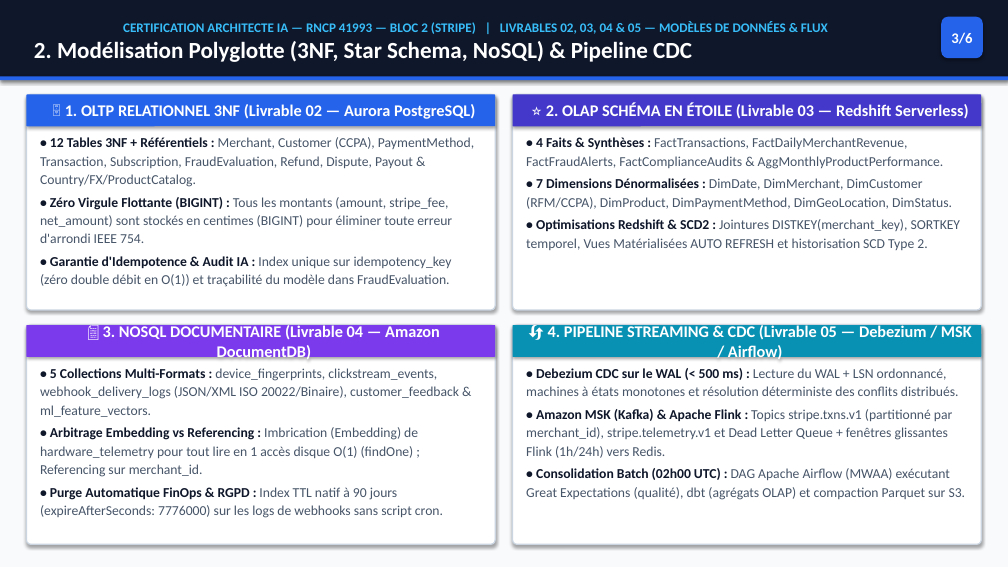
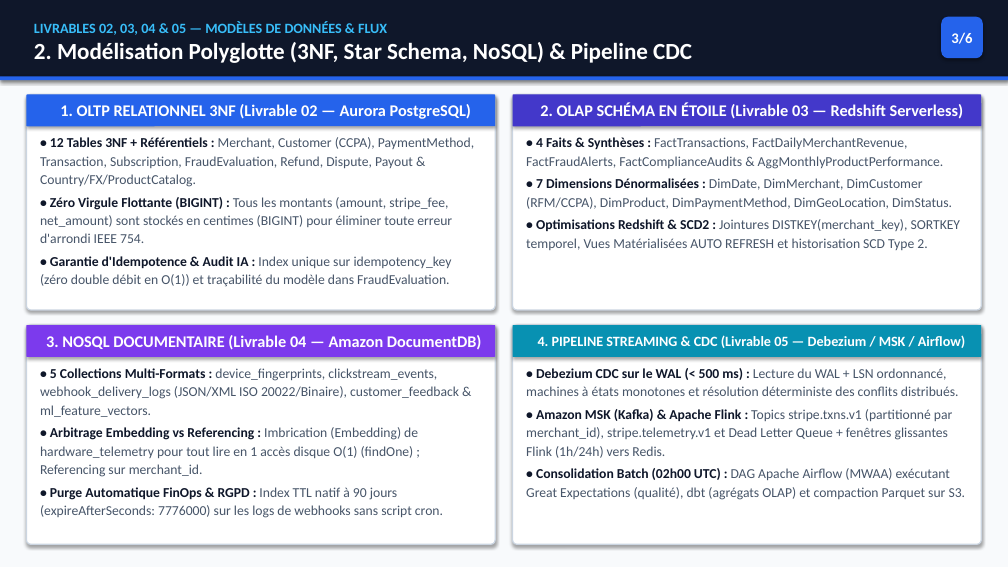
Before and after one commit to Elkristobal59/CERTIFICATION_AIA, a slide deck: slide 3 of 02_BLOC_2_ARCHITECTURE_STRIPE/LIVRABLES/PRESENTATION_STRIPE_BLOC2.pptx. Drawn at 1008x567 pixels with LibreOffice and Linux fonts; fonts in the diff are those of the drawing. Boxes give left, top, right and bottom in pixels: in the first picture for what was removed or moved away, otherwise in the second. Text is boxed around its words. In the diff, an @@ line names an element or a change of style, - is before the commit and + after.

```diff
--- a/02_BLOC_2_ARCHITECTURE_STRIPE/LIVRABLES/PRESENTATION_STRIPE_BLOC2.pptx
+++ b/02_BLOC_2_ARCHITECTURE_STRIPE/LIVRABLES/PRESENTATION_STRIPE_BLOC2.pptx
@@ text in rectangle at [34, 21, 387, 35]: text changed; size 12.5 to 13.5 pt @@
-CERTIFICATION ARCHITECTE IA — RNCP 41993 — BLOC 2 (STRIPE) | LIVRABLES 02, 03, 04 & 05 — MODÈLES DE DONNÉES & FLUX
+LIVRABLES 02, 03, 04 & 05 — MODÈLES DE DONNÉES & FLUX
@@ text in rounded rectangle at [60, 104, 471, 119]: text changed @@
-🗄️ 1. OLTP RELATIONNEL 3NF (Livrable 02 — Aurora PostgreSQL)
+1. OLTP RELATIONNEL 3NF (Livrable 02 — Aurora PostgreSQL)
@@ text in rounded rectangle at [540, 103, 963, 119]: text changed @@
-⭐ 2. OLAP SCHÉMA EN ÉTOILE (Livrable 03 — Redshift Serverless)
+2. OLAP SCHÉMA EN ÉTOILE (Livrable 03 — Redshift Serverless)
@@ text in rounded rectangle at [46, 335, 482, 350]: text changed @@
-📄 3. NOSQL DOCUMENTAIRE (Livrable 04 — Amazon DocumentDB)
+3. NOSQL DOCUMENTAIRE (Livrable 04 — Amazon DocumentDB)
@@ text in rounded rectangle at [538, 335, 965, 348]: text changed; size 15.5 to 13.5 pt @@
-🔄 4. PIPELINE STREAMING & CDC (Livrable 05 — Debezium / MSK / Airflow)
+4. PIPELINE STREAMING & CDC (Livrable 05 — Debezium / MSK / Airflow)
```
Also in this commit, not shown: 5 other slides changed, 1 slide added, 6 other files.
